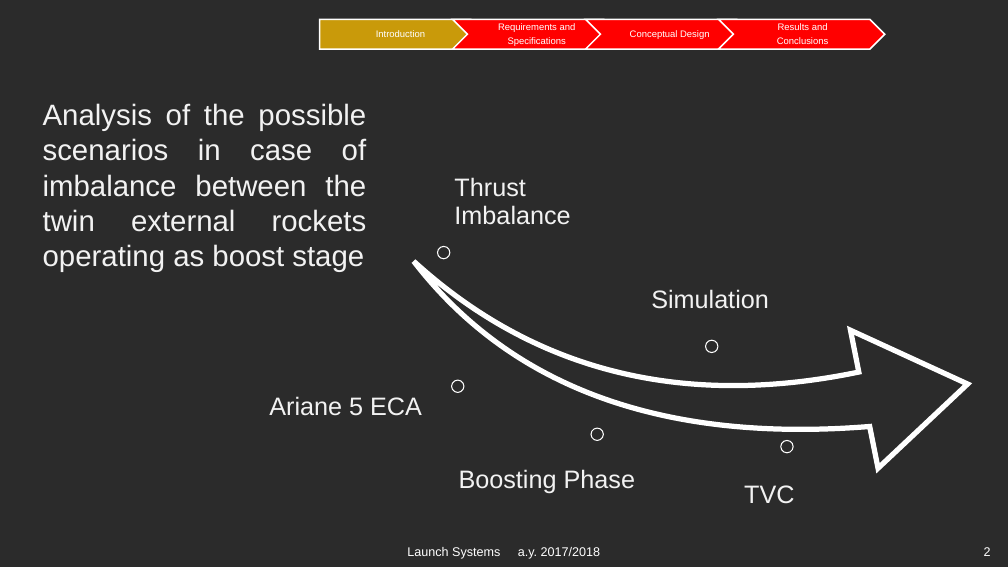
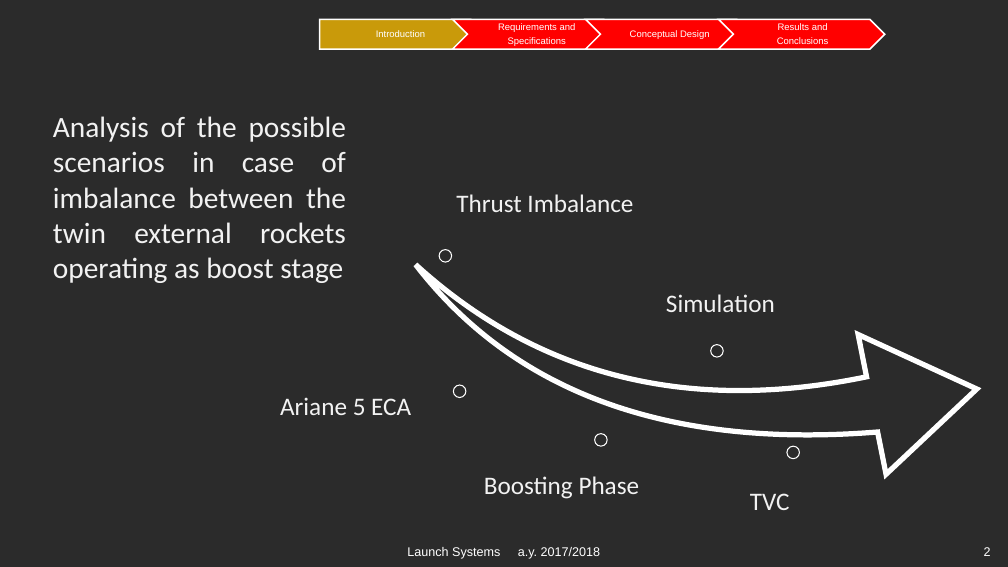
Before and after one commit to aeroanselm/Imbalance_project, a slide deck: slide 2 of Report/Ariane_5_ECA_Imbalance.pptx. Drawn at 1008x567 pixels with LibreOffice and Linux fonts; fonts in the diff are those of the drawing; background and template pictures are left out; a plain dark background stands for a picture behind light text. Boxes give left, top, right and bottom in pixels: in the first picture for what was removed or moved away, otherwise in the second. Text is boxed around its words. In the diff, an @@ line names an element or a change of style, - is before the commit and + after.

```diff
--- a/Report/Ariane_5_ECA_Imbalance.pptx
+++ b/Report/Ariane_5_ECA_Imbalance.pptx
@@ text "Analysis of the possible scenarios ...": place and size @@
-text "Analysis of the possible scenarios ..." at (43,103,367,272)
+text "Analysis of the possible scenarios ..." at (53,116,346,283)
@@ swoosh arrow: place and size @@
-swoosh arrow at (414,112,984,567)
+swoosh arrow at (416,113,993,567)
@@ 4 ellipses: place and size @@
-4 ellipses at (451,340,793,453)
+4 ellipses at (454,345,800,459)
@@ font Arial to Calibri in 6 elements at (280,397,411,415), (53,116,346,283), (456,194,633,212), (666,294,775,312), (750,493,790,510), (484,476,640,499) @@
```
Also in this commit, not shown: 6 other slides changed.
